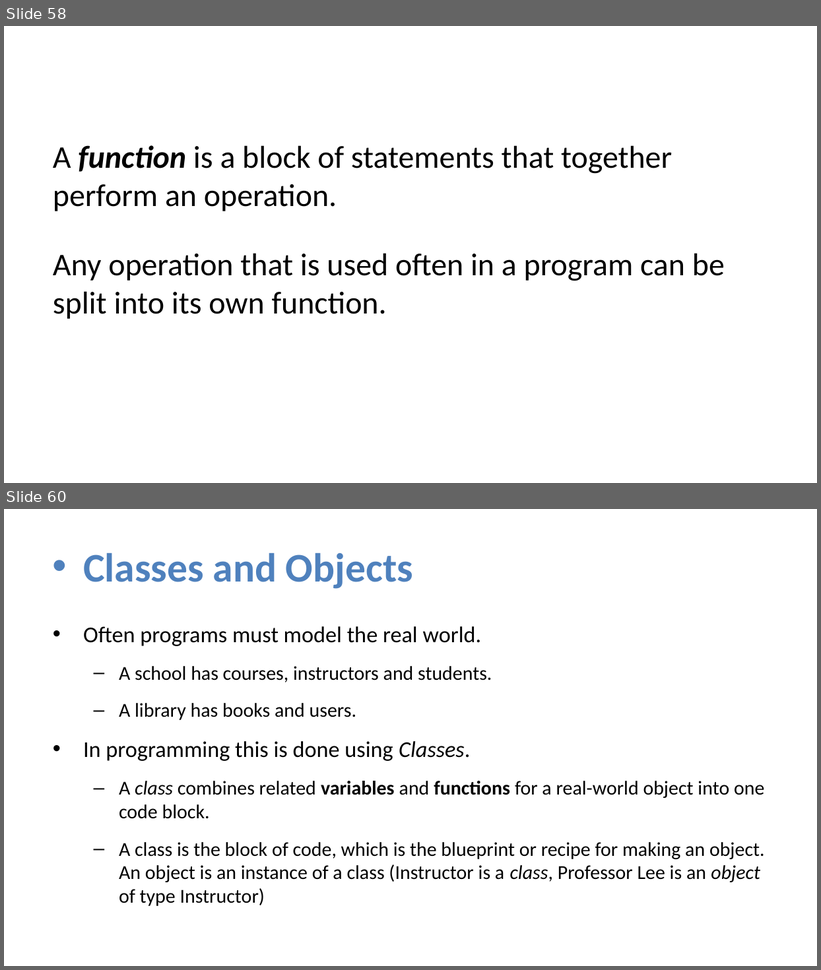
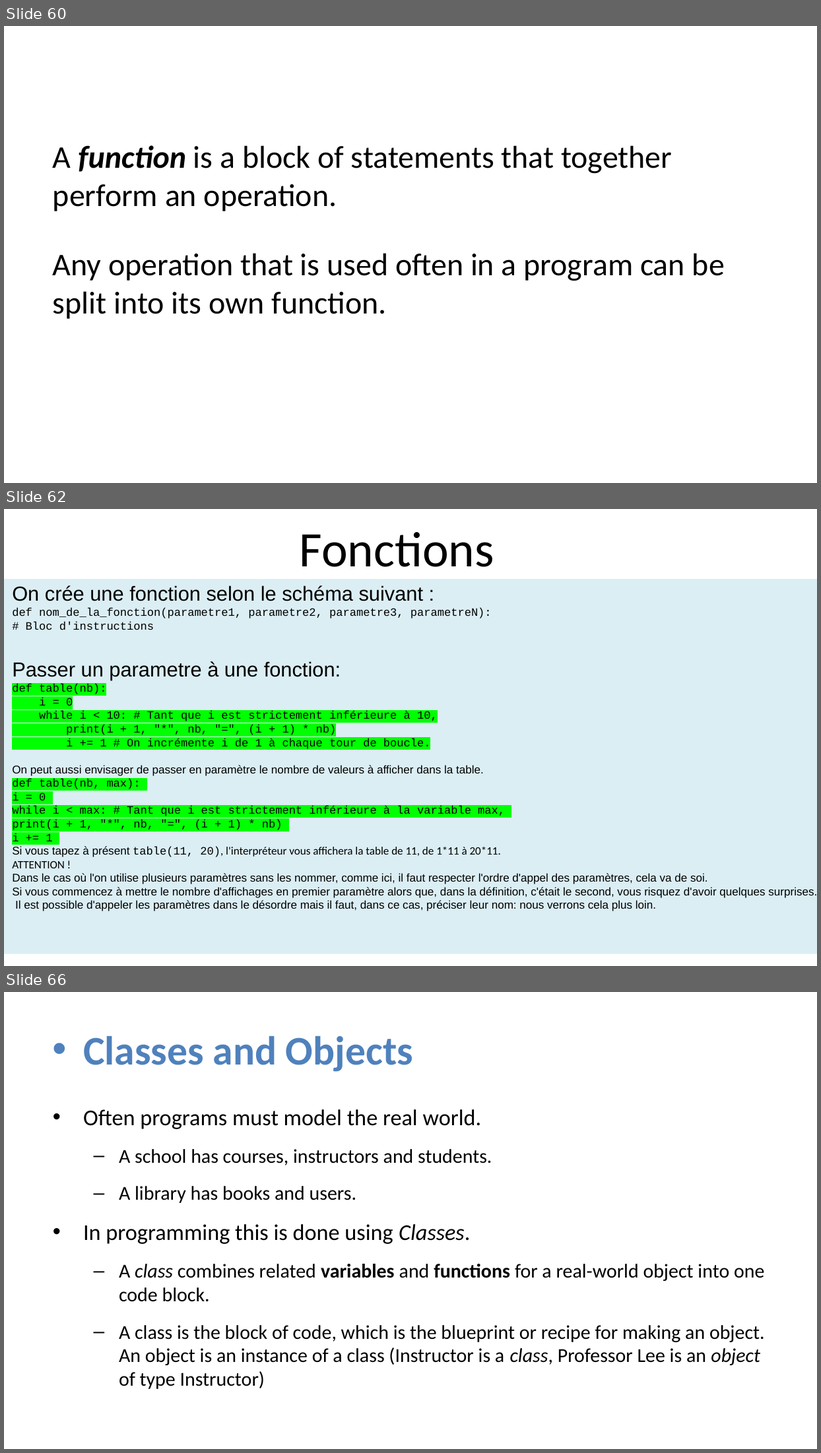
Before and after one commit to julienPalleau/Udemy, a slide deck: PythonParLaPratique 101 exercices/Python in 90 minutes [Enregistrement automatique].pptx. Shown one above the other, each under a label of ours: slides 58 and 60 before the commit, slides 60, 62 and 66 after it; the slides between them are not shown. The pictures are 821x970 and 821x1453 pixels, drawn with LibreOffice and Linux fonts; fonts in the diff are those of the drawing. Boxes give left, top, right and bottom in pixels: in the first picture for what was removed or moved away, otherwise in the second. Text is boxed around its words. In the diff, an @@ line names an element or a change of style, - is before the commit and + after.

```diff
--- a/PythonParLaPratique 101 exercices/Python in 90 minutes [Enregistrement automatique].pptx
+++ b/PythonParLaPratique 101 exercices/Python in 90 minutes [Enregistrement automatique].pptx
@@ slide 62 added at (x1=4, y1=509, x2=817, y2=966), background #FFFFFF @@
@@ title added at (x1=300, y1=532, x2=494, y2=567), 44 pt, text #000000 @@
+Fonctions
@@ text added at (x1=12, y1=586, x2=817, y2=912), 10 pt, text #000000 @@
+On crée une fonction selon le schéma suivant :
+def nom_de_la_fonction(parametre1, parametre2, parametre3, parametreN):
+# Bloc d'instructions
+Passer un parametre à une fonction:
+def table(nb):
+i = 0
+while i < 10: # Tant que i est strictement inférieure à 10,
+print(i + 1, "*", nb, "=", (i + 1) * nb)
+i += 1 # On incrémente i de 1 à chaque tour de boucle.
+On peut aussi envisager de passer en paramètre le nombre de valeurs à afficher dans la table.
+def table(nb, max):
+i = 0
+while i < max: # Tant que i est strictement inférieure à la variable max,
+print(i + 1, "*", nb, "=", (i + 1) * nb)
+i += 1
+Si vous tapez à présent table(11, 20), l'interpréteur vous affichera la table de 11, de 1*11 à 20*11.
+ATTENTION !
+Dans le cas où l'on utilise plusieurs paramètres sans les nommer, comme ici, il faut respecter l'ordre d'appel des paramètres, cela va de soi.
+Si vous commencez à mettre le nombre d'affichages en premier paramètre alors que, dans la définition, c'était le second, vous risquez d'avoir quelques surprises.
+Il est possible d'appeler les paramètres dans le désordre mais il faut, dans ce cas, préciser leur nom: nous verrons cela plus loin.
@@ what was slide 58 is now slide 60 @@
@@ what was slide 60 is now slide 66 @@
```
Also in this commit, not shown: 2 slides changed, 6 other slides added, 1 slide removed.
